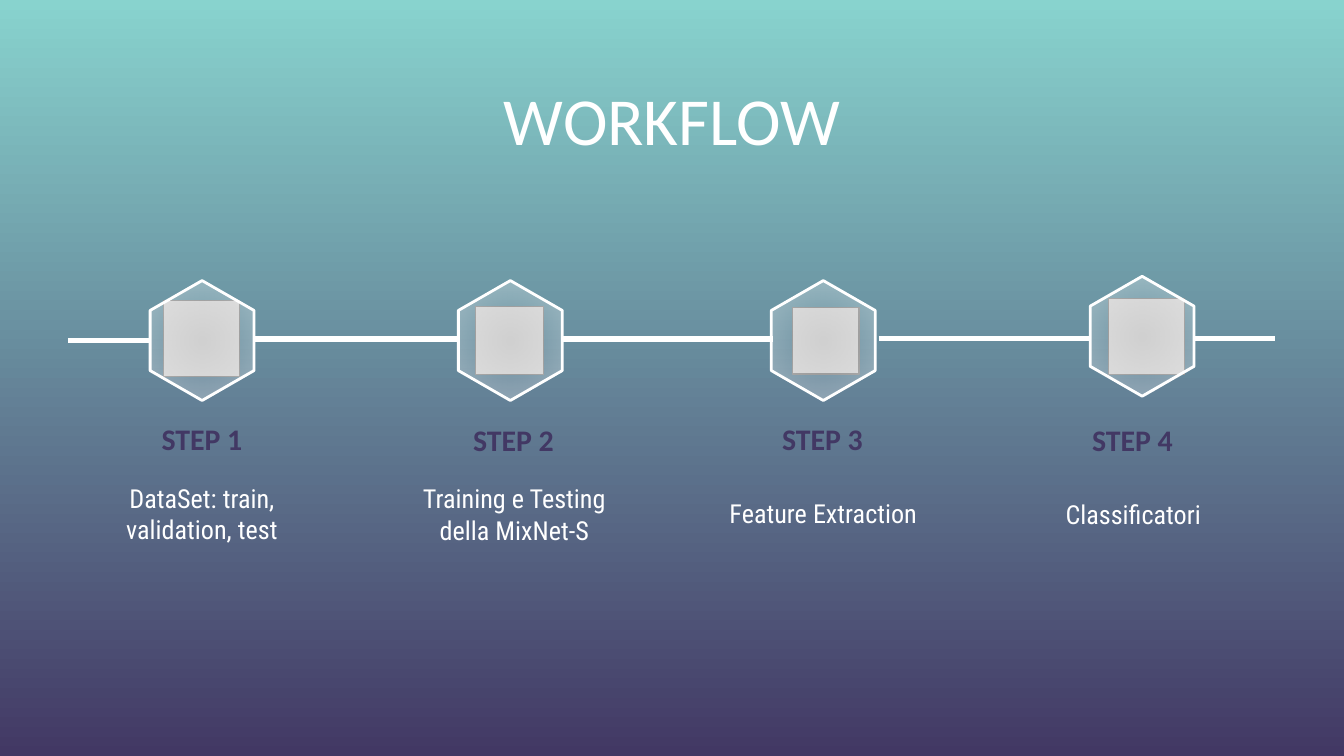
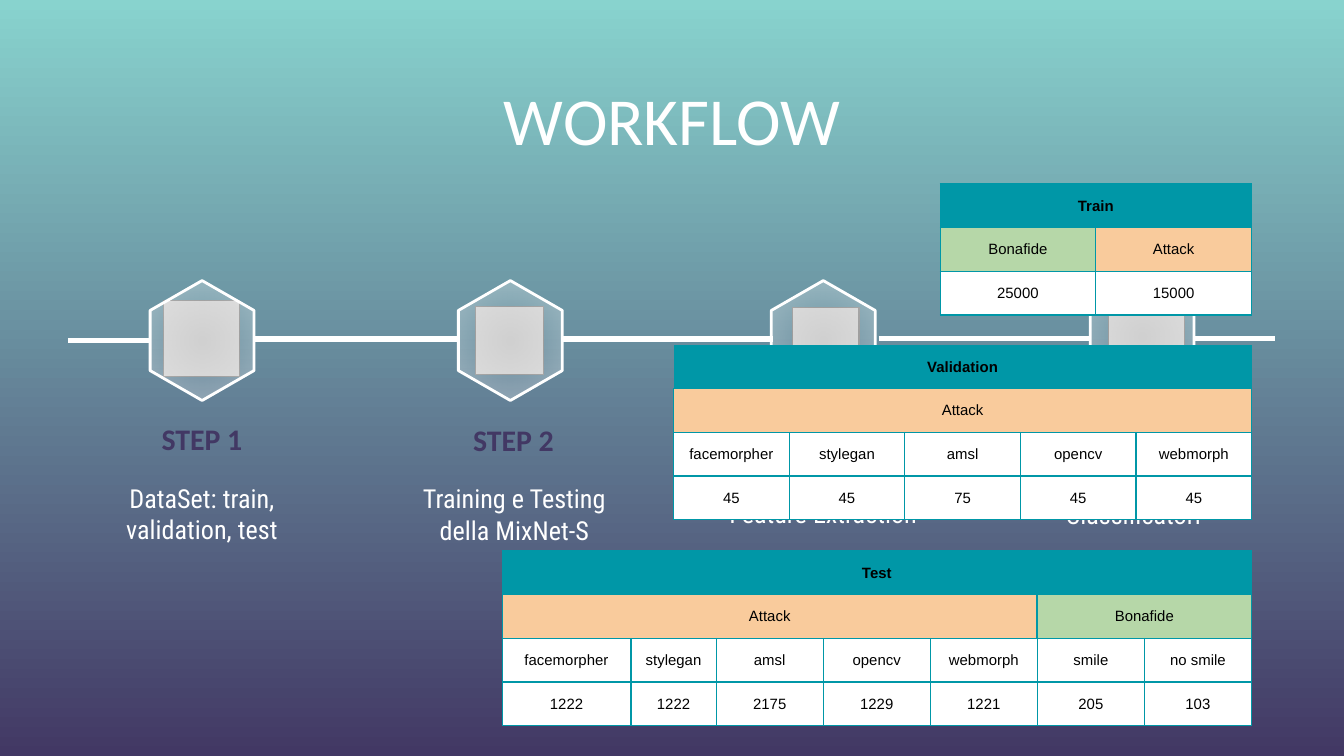
Before and after one commit to Alberto-00/Differential-MAD, a slide deck: slide 12 of presentazione/Presentazione AoM.pptx (slide 11 before the commit). Drawn at 1344x756 pixels with LibreOffice and Linux fonts; fonts in the diff are those of the drawing; grey boxes stand for pictures; background and template pictures are left out. Boxes give left, top, right and bottom in pixels: in the first picture for what was removed or moved away, otherwise in the second. Text is boxed around its words. In the diff, an @@ line names an element or a change of style, - is before the commit and + after.

```diff
--- a/presentazione/Presentazione AoM.pptx
+++ b/presentazione/Presentazione AoM.pptx
@@ table added at (x1=939, y1=184, x2=1251, y2=319), 3 rows, 2 columns @@
+Train | 
+Bonafide | Attack
+25000 | 15000
@@ table added at (x1=673, y1=345, x2=1251, y2=524), 4 rows, 5 columns @@
+Validation |  |  |  | 
+Attack |  |  |  | 
+facemorpher | stylegan | amsl | opencv | webmorph
+45 | 45 | 75 | 45 | 45
@@ table added at (x1=503, y1=551, x2=1254, y2=730), 4 rows, 7 columns @@
+Test |  |  |  |  |  | 
+Attack |  |  |  |  | Bonafide | 
+facemorpher | stylegan | amsl | opencv | webmorph | smile | no smile
+1222 | 1222 | 2175 | 1229 | 1221 | 205 | 103
```
Also in this commit, not shown: 3 other slides changed, 3 slides added, 4 slides removed, 1 other file.
